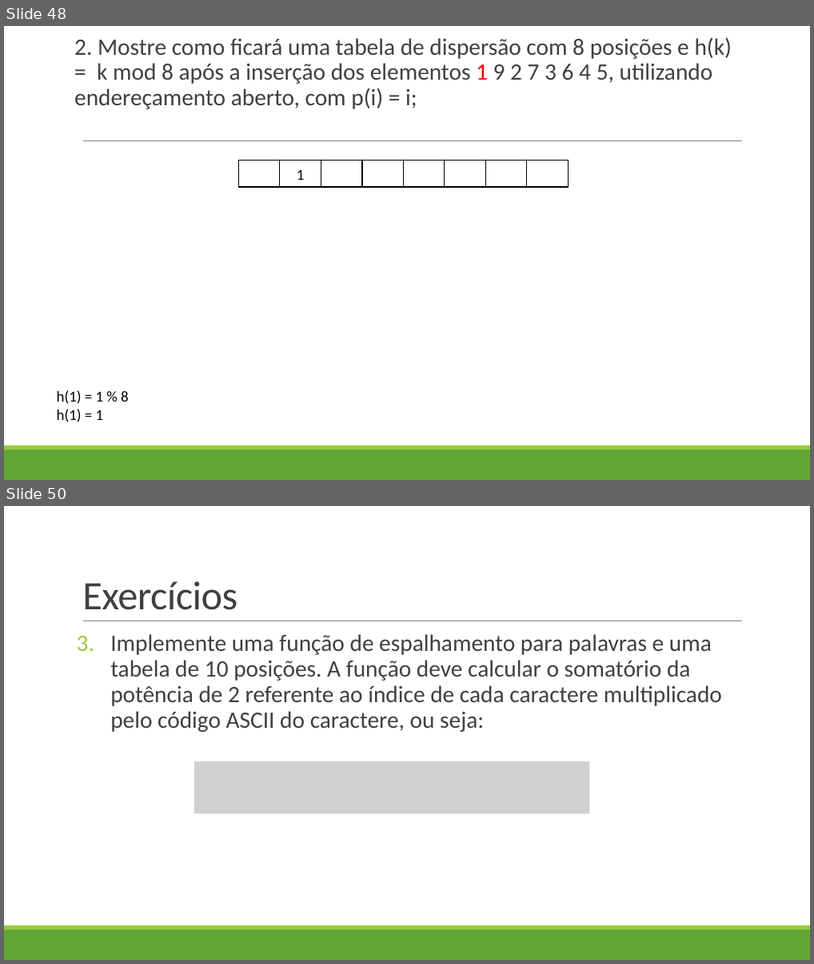
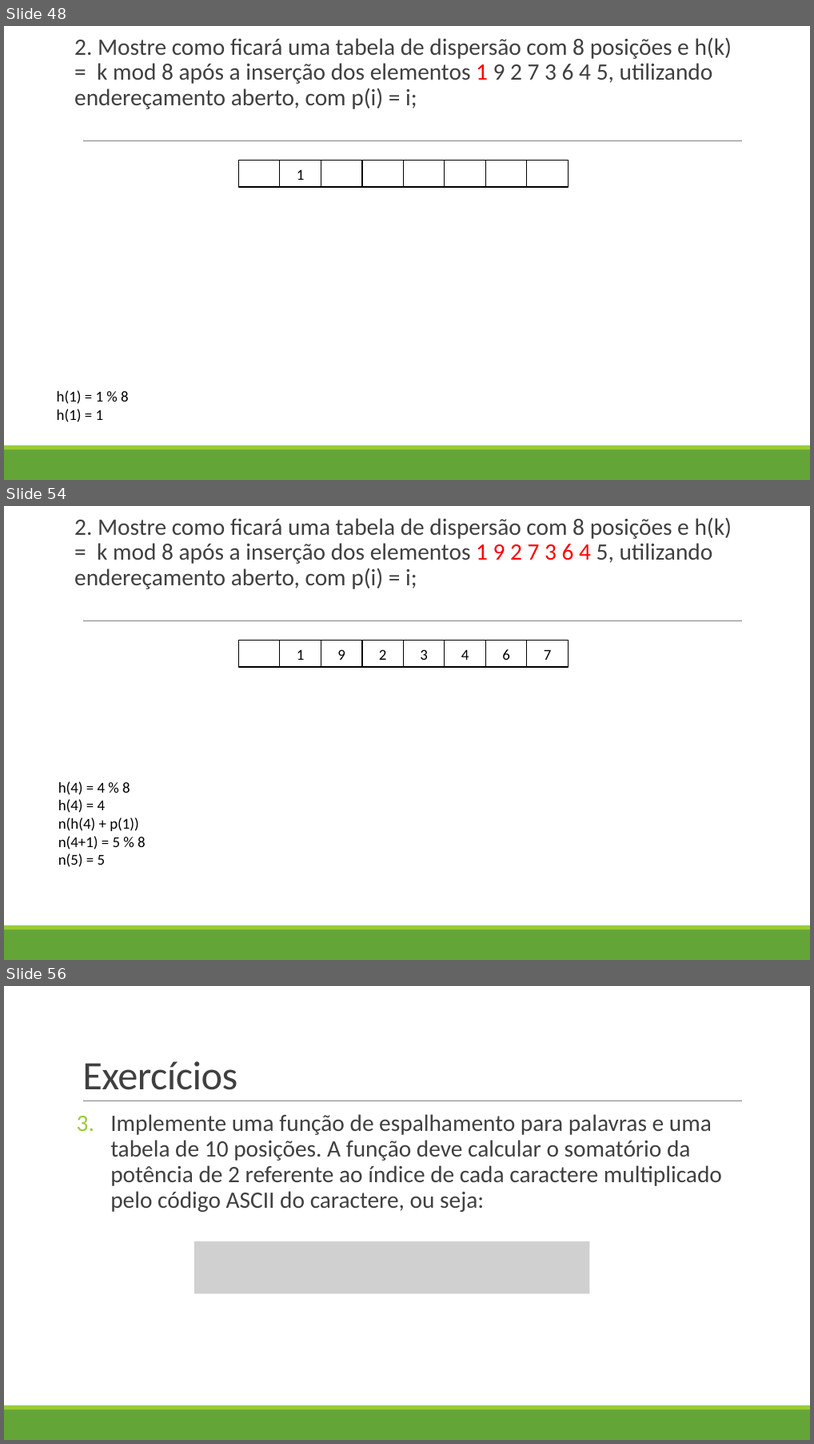
Before and after one commit to machadosbruno/Estrutura-de-Dados-II, a slide deck: aula9-4fc54308f1914caa9b6db30b008e7c5a.pptx. Shown one above the other, each under a label of ours: slides 48 and 50 before the commit, slides 48, 54 and 56 after it; the slides between them are not shown. The pictures are 814x964 and 814x1444 pixels, drawn with LibreOffice and Linux fonts; fonts in the diff are those of the drawing; grey boxes stand for pictures. Boxes give left, top, right and bottom in pixels: in the first picture for what was removed or moved away, otherwise in the second. Text is boxed around its words. In the diff, an @@ line names an element or a change of style, - is before the commit and + after.

```diff
--- a/aula9-4fc54308f1914caa9b6db30b008e7c5a.pptx
+++ b/aula9-4fc54308f1914caa9b6db30b008e7c5a.pptx
@@ slide 54 added at bbox=[4, 506, 810, 960], background #FFFFFF; not listed: 3 template elements that a slide beside it also shows @@
@@ text added at bbox=[74, 517, 733, 589], 28 pt, text #404040 @@
+2. Mostre como ficará uma tabela de dispersão com 8 posições e h(k) = k mod 8 após a inserção dos elementos 1 9 2 7 3 6 4 5, utilizando endereçamento aberto, com p(i) = i;
@@ rectangle added at bbox=[238, 640, 280, 667], outline #000000 1.25 pt @@
@@ rectangle added at bbox=[280, 640, 321, 667], outline #000000 1.25 pt, 18 pt, text #000000 @@
+1
@@ rectangle added at bbox=[321, 640, 362, 667], outline #000000 1.25 pt, 18 pt, text #000000 @@
+9
@@ rectangle added at bbox=[362, 640, 403, 667], outline #000000 1.25 pt, 18 pt, text #000000 @@
+2
@@ rectangle added at bbox=[404, 640, 445, 667], outline #000000 1.25 pt, 18 pt, text #000000 @@
+3
@@ rectangle added at bbox=[445, 640, 486, 667], outline #000000 1.25 pt, 18 pt, text #000000 @@
+4
@@ rectangle added at bbox=[486, 640, 527, 667], outline #000000 1.25 pt, 18 pt, text #000000 @@
+6
@@ rectangle added at bbox=[527, 640, 569, 667], outline #000000 1.25 pt, 18 pt, text #000000 @@
+7
@@ text added at bbox=[58, 781, 146, 867], 18 pt, text #000000 @@
+h(4) = 4 % 8
+h(4) = 4
+n(h(4) + p(1))
+n(4+1) = 5 % 8
+n(5) = 5
@@ what was slide 50 is now slide 56 @@
```
Also in this commit, not shown: 1 slide changed, 5 other slides added.
